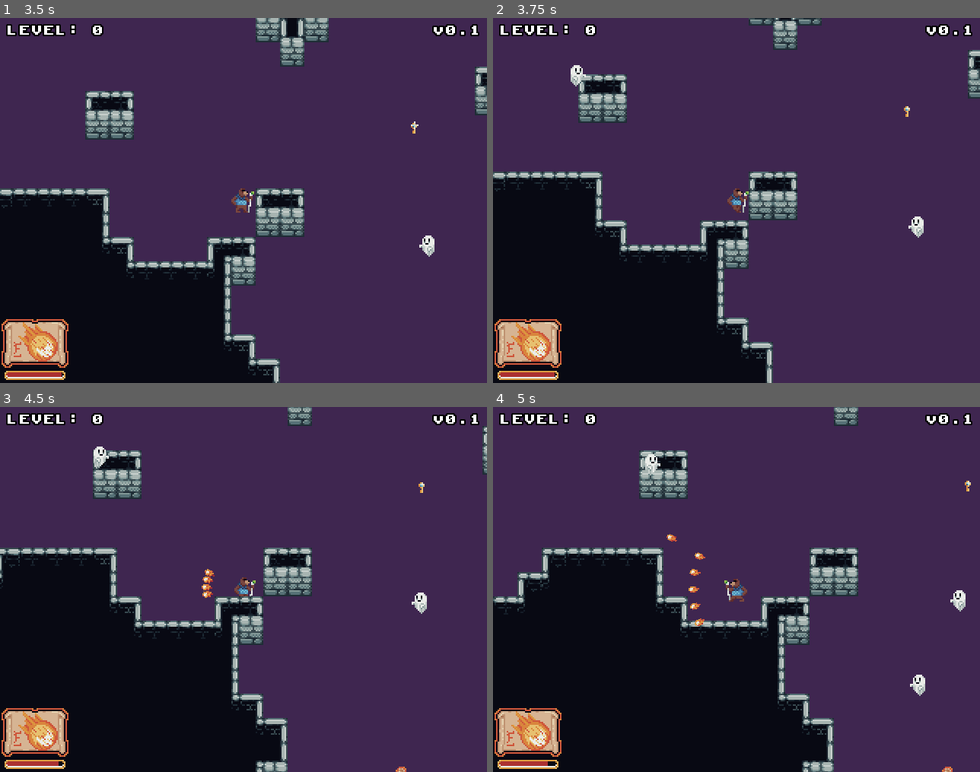
Above: before the commit, frames 1-4 (two rows, left to right).
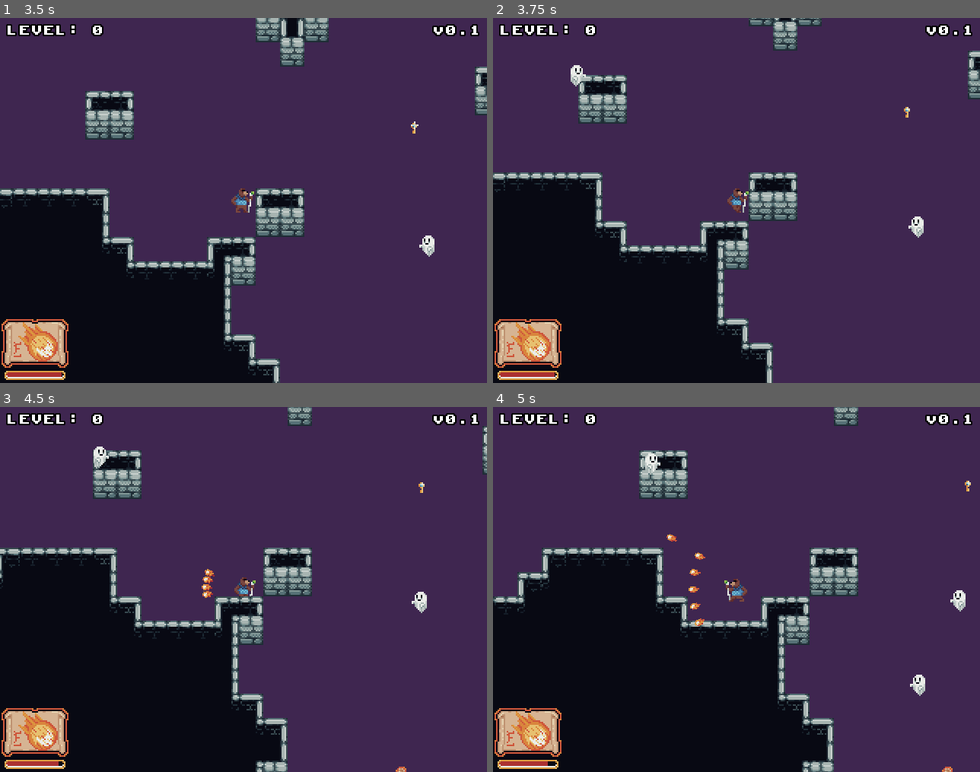
Above: after the commit, the same moments.

Repository: nikolawhallon/ExploreyDungeon
Game: Godot game, scene res://Scenes/Game.tscn
The game is run twice, just before and just after one commit, with the same random seed, the same clock (stepped at 60 frames per second) and the same inputs.
Inputs (mouse positions are in pixels of both pictures, inside the frame that each line leads up to):
- Up to frame 1 (3.5 s): tap Enter at 0.5 s; move the mouse to (350, 182) at 0.52 s; hold D 0.53-1.25 s; tap F at 0.6, 2.1 s; click (350, 182) at 0.67 s; tap Space at 0.77 s; drag from (146, 218) to (413, 101) at 1.27 s; move the mouse to (292, 120) at 2.02 s; hold D 2.03-2.75 s; click (292, 120) at 2.17 s; click (34, 342) at 2.75 s
- Up to frame 2 (3.75 s): drag from (712, 273) to (921, 244) at 3.52 s
- Up to frame 3 (4.5 s): move the mouse to (389, 644) at 4.27 s; hold A from 4.28 s (still down); tap F at 4.35 s; click (389, 644) at 4.42 s
- Up to frame 4 (5 s): keep holding A; tap Space at 4.52 s

Frame 1 is identical in both runs. In frame 2, 2.4% of the frame differs, in the area x 0-100%, y 0-100%; in frame 3, less than 0.1%; in frame 4, less than 0.1%.

Commit message:
mouse and touch indicate direction now

Diff:
--- a/Scenes/Level.gd
+++ b/Scenes/Level.gd
@@ -16,26 +16,27 @@
 	if event is InputEventMouseButton:
 		if event.is_pressed():
 			mouse_index = event.get_button_index()
-			$YSort/Player.destination = get_global_mouse_position()
+			$YSort/Player.set_destination_direction(get_global_mouse_position())
 		if not event.is_pressed():
 			if event.get_button_index() == mouse_index:
 				mouse_index = null
-				$YSort/Player.destination = null
+			$YSort/Player.set_destination_direction(null)
 	if event is InputEventMouseMotion:
 		if mouse_index != null:
-			$YSort/Player.destination = get_global_mouse_position()
+			$YSort/Player.set_destination_direction(get_global_mouse_position())
 
 	if event is InputEventScreenTouch:
 		if event.is_pressed():
 			touch_index = event.get_index()
-			$YSort/Player.destination = get_canvas_transform().xform_inv(event.get_position())
+			$YSort/Player.set_destination_direction(get_canvas_transform().xform_inv(event.get_position()))
 		if not event.pressed:
 			if event.get_index() == touch_index:
 				touch_index = null
 				$YSort/Player.destination = null
+				$YSort/Player.set_destination_direction(null)
 	if event is InputEventScreenDrag:
 		if touch_index != null:
-			$YSort/Player.destination = get_canvas_transform().xform_inv(event.get_position())
+			$YSort/Player.set_destination_direction(get_canvas_transform().xform_inv(event.get_position()))
 
 func _ready():
 	rng.randomize()
--- a/Scenes/Player.gd
+++ b/Scenes/Player.gd
@@ -8,9 +8,15 @@
 var direction = Vector2(-1, 0)
 var collected_key = false
 
-var destination = null
+var destination_direction = null
 
 var fireball_power = 100
+
+func set_destination_direction(click_touch_global_position):
+	if click_touch_global_position != null:
+		destination_direction = (click_touch_global_position - global_position)
+	else:
+		destination_direction = null
 
 func _physics_process(_delta):
 	if Input.is_key_pressed(KEY_W):
@@ -27,9 +33,9 @@
 	else:
 		velocity.x = 0
 
-	if destination != null:
-		if destination.distance_to(global_position) > 2:
-			velocity = speed * (destination - global_position).normalized()
+	if destination_direction != null:
+		if destination_direction.length() > 2:
+			velocity = speed * destination_direction.normalized()
 
 	if velocity != Vector2.ZERO:
 		direction = velocity.normalized()
